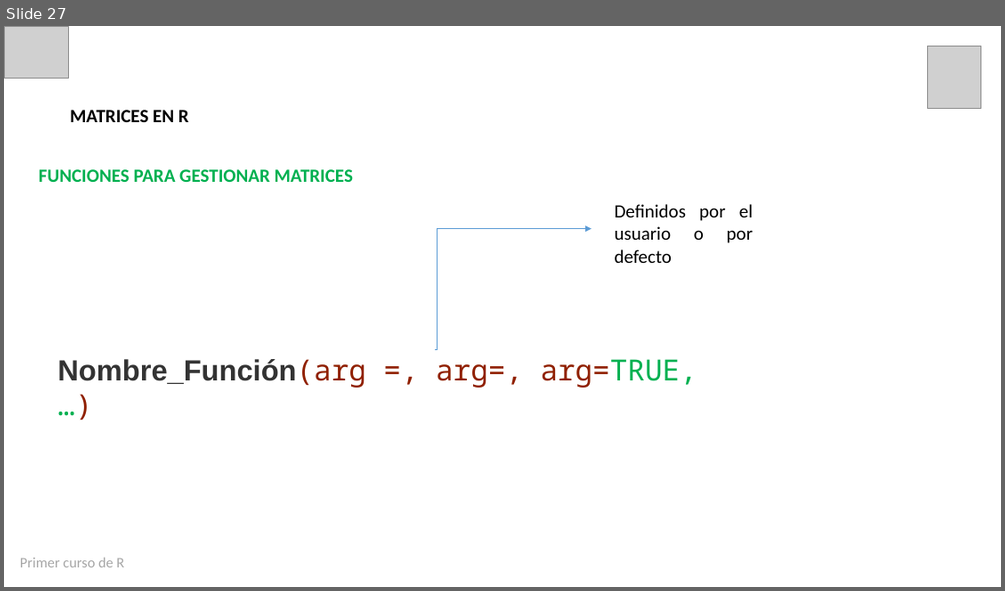
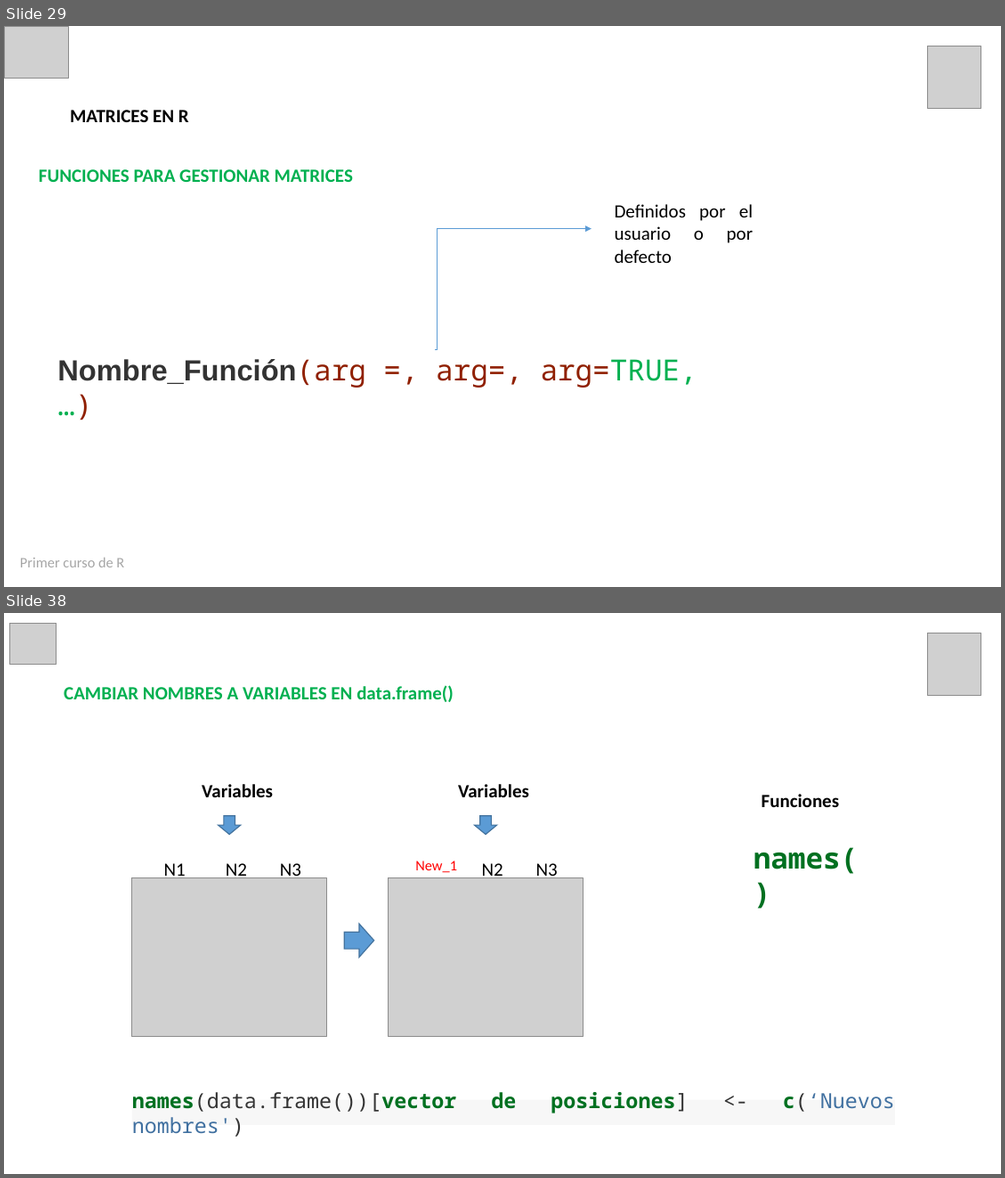
Before and after one commit to estadisticaun/Rbasico, a slide deck: Presentaciones/Presentación Sesión 3 21-08-2020.pptx. Shown one above the other, each under a label of ours: slide 27 before the commit, slides 29 and 38 after it; the slides between them are not shown. The pictures are 1005x591 and 1005x1178 pixels, drawn with LibreOffice and Linux fonts; fonts in the diff are those of the drawing; grey boxes stand for pictures. Boxes give left, top, right and bottom in pixels: in the first picture for what was removed or moved away, otherwise in the second. Text is boxed around its words. In the diff, an @@ line names an element or a change of style, - is before the commit and + after.

```diff
--- a/Presentaciones/Presentación Sesión 3 21-08-2020.pptx
+++ b/Presentaciones/Presentación Sesión 3 21-08-2020.pptx
@@ slide 38 added at (4, 613, 1001, 1174), background #FFFFFF @@
@@ picture added at (9, 623, 57, 664) @@
@@ picture added at (928, 633, 981, 695) @@
@@ text added at (64, 685, 453, 702), 18 pt, text #00B050, bold @@
+CAMBIAR NOMBRES A VARIABLES EN data.frame()
@@ text added at (202, 784, 273, 797), 18 pt, text #000000, bold @@
+Variables
@@ text added at (458, 784, 529, 797), 18 pt, text #000000, bold @@
+Variables
@@ text added at (761, 794, 839, 807), 18 pt, text #000000, bold @@
+Funciones
@@ down arrow added at (218, 816, 241, 835), fill #5B9BD5, outline #43739E 1 pt @@
@@ down arrow added at (474, 816, 497, 835), fill #5B9BD5, outline #43739E 1 pt @@
@@ text added at (753, 847, 858, 874), 28 pt, text #007020, bold @@
+names()
@@ picture added at (132, 877, 326, 1036) @@
@@ text added at (164, 863, 186, 882), 18 pt, text #000000 @@
+N1
@@ text added at (226, 863, 247, 882), 18 pt, text #000000 @@
+N2
@@ text added at (280, 863, 301, 881), 18 pt, text #000000 @@
+N3
@@ picture added at (388, 877, 582, 1036) @@
@@ text added at (415, 860, 457, 873), 14 pt, text #FF0000 @@
+New_1
@@ text added at (482, 863, 503, 878), 18 pt, text #000000 @@
+N2
@@ text added at (536, 863, 558, 881), 18 pt, text #000000 @@
+N3
@@ right arrow added at (344, 924, 374, 957), fill #5B9BD5, outline #43739E 1 pt @@
@@ rectangle added at (132, 1100, 895, 1126), fill #F7F7F7, 20 pt, text #007020 @@
+names(data.frame())[vector de posiciones] <- c(‘Nuevos nombres')
@@ what was slide 27 is now slide 29 @@
```
Also in this commit, not shown: 12 slides changed, 16 other slides added, 21 other files.
